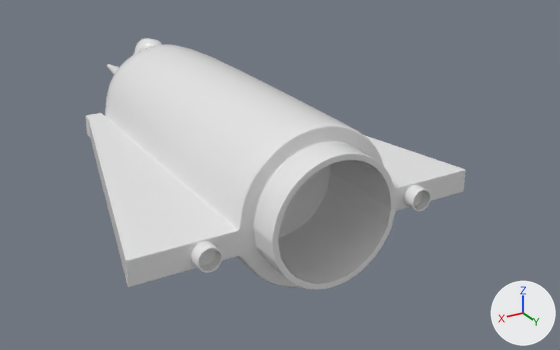
One commit to the FBX model Assets/Models/spaceship.fbx: the scene before it, then after it.
Camera for both pictures: a 50 mm lens placed at (0.0509, 0.0933, 0.0549), pointed at (-0.0106, -0.0093, 0.0036). The lights are fixed; the arrows at lower right show +X, +Y and +Z. Where no turn or scale is listed for an object, it has been applied to the vertices.

Names of what the first picture shows: 'spaceship'.
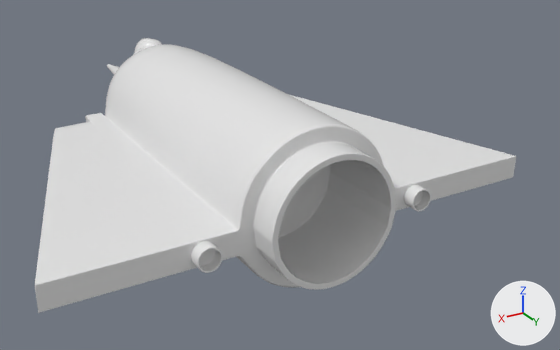
Where the change shows, as pixel boxes [x1, y1, x2, y2] in the pictures (560 x 350 px; the box of a moved part takes in the faces that stretch with it):
```json
{"object": "spaceship", "change": "reshaped", "before": [85, 38, 466, 290], "after": [35, 38, 516, 313], "on screen": "26% wider, 9% taller"}
{"part": 1, "of": "me_mesh", "change": "moved or reshaped", "before": [89, 122, 192, 287], "after": [35, 122, 192, 313]}
{"part": 2, "of": "me_mesh", "change": "moved or reshaped", "before": [364, 135, 466, 201], "after": [288, 94, 516, 201]}
```

The change, as JSON lines over the scene's bpy script:
```json
{"block": "me_mesh", "where": "# used by ob_spaceship; location = (0.0, -0.0194, 0.0112)"}
{"op": "remove", "block": "me_mesh", "code": "me_mesh.from_pydata(...)  # 17271 vertices, 17256 faces; spans x -0.0261..0.0261, y -0.0419..0.0419, z -0.0117..0.0117"}
{"op": "add", "block": "me_mesh", "code": "me_mesh.from_pydata(...)  # 17271 vertices, 17256 faces; spans x -0.0364..0.0364, y -0.0419..0.0419, z -0.0117..0.0117"}
{"block": "me_mesh", "change": "me_mesh part 1: 517 of the vertices in x 0.0146..0.0261, y -0.0104..0.0371, z -0.0038..0.0004 are scaled about the mesh origin by (1.4, 1, 1)"}
{"block": "me_mesh", "change": "me_mesh part 2: 357 of the vertices in x -0.0261..-0.0147, y -0.0104..0.0371, z -0.0038..0.0004 are scaled about the mesh origin by (1.4, 1, 1)"}
```
